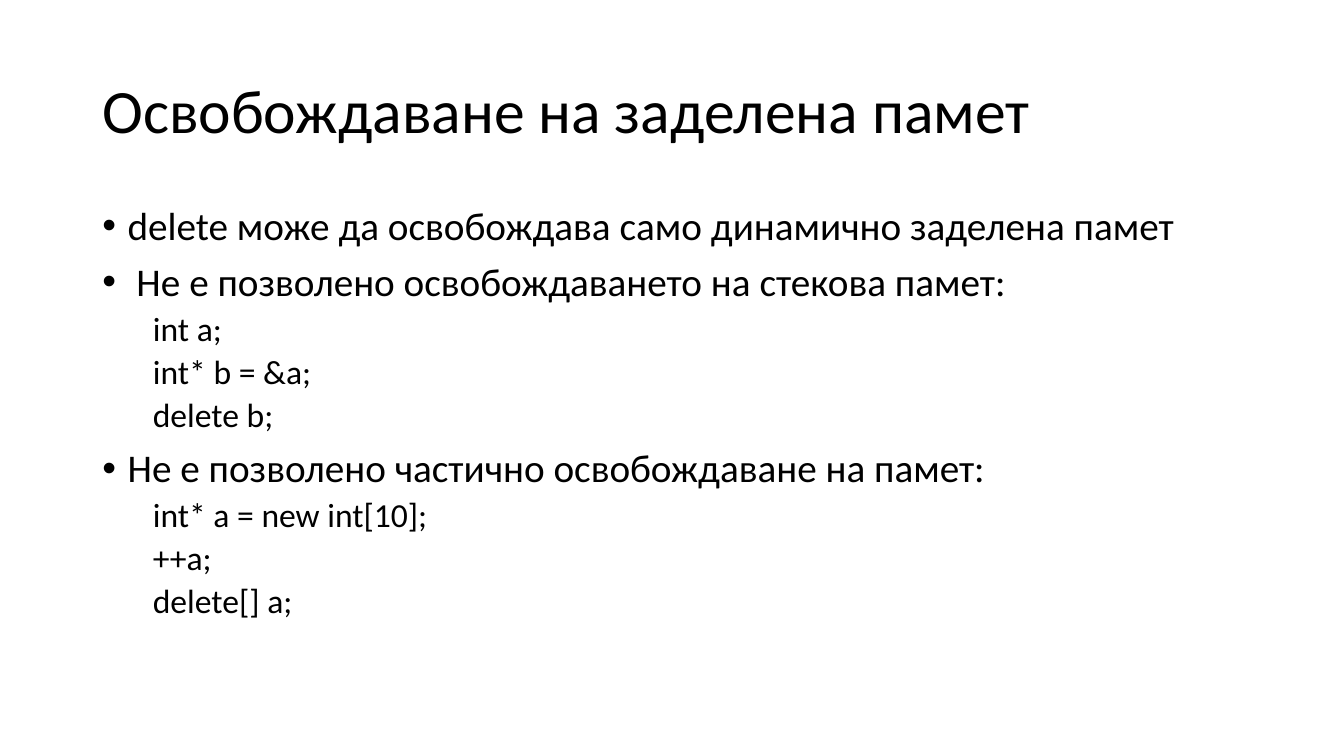
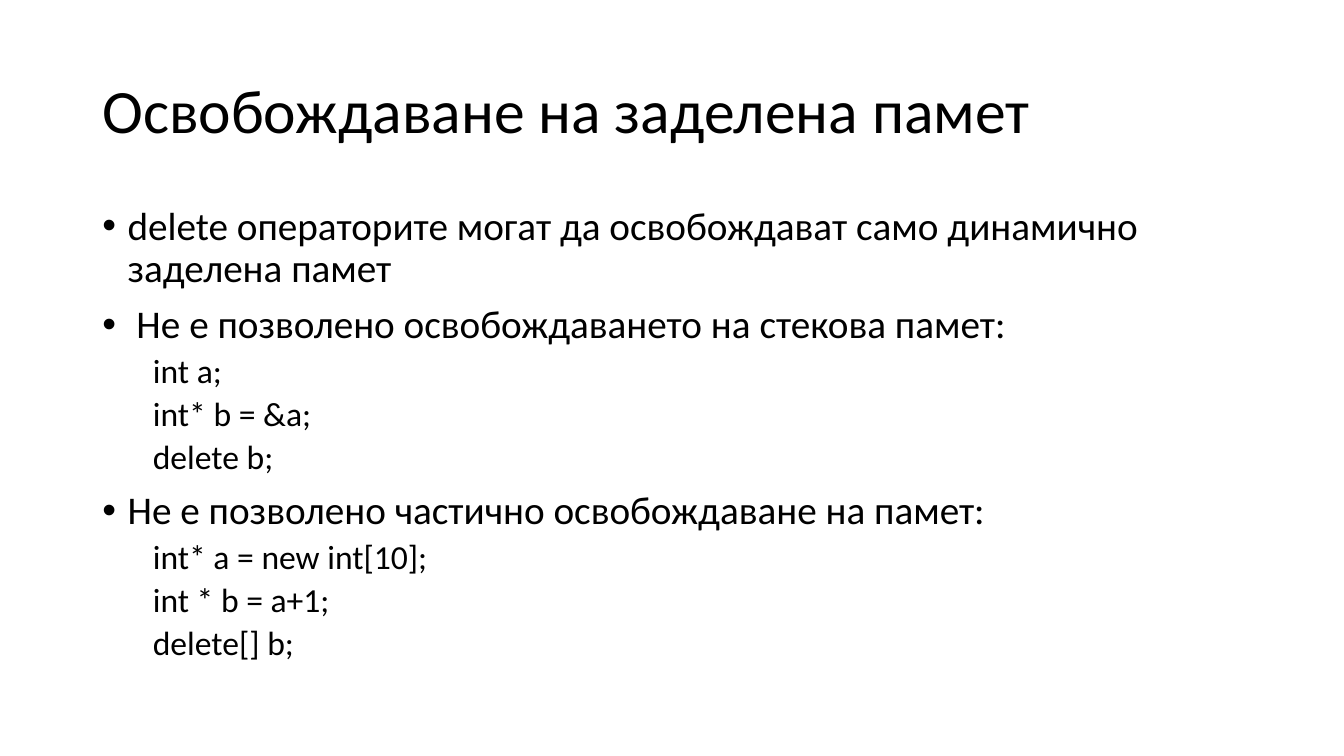
Before and after one commit to Mapmo/Uni-CPP, a slide deck: slide 36 of Introducing To Programming Materials/Consultation 3/Consultation3.pptx (slide 35 before the commit). Drawn at 1344x756 pixels with LibreOffice and Linux fonts; fonts in the diff are those of the drawing. Boxes give left, top, right and bottom in pixels: in the first picture for what was removed or moved away, otherwise in the second. Text is boxed around its words. In the diff, an @@ line names an element or a change of style, - is before the commit and + after.

```diff
--- a/Introducing To Programming Materials/Consultation 3/Consultation3.pptx
+++ b/Introducing To Programming Materials/Consultation 3/Consultation3.pptx
@@ text at <box>128,212,1137,289</box>: text changed @@
-• delete може да освобождава само динамично заделена памет
+• delete операторите могат да освобождават само динамично заделена памет
@@ text at <box>153,588,330,660</box>: text changed @@
-  ++a;
-  delete[] a;
+  int * b = a+1;
+  delete[] b;
```
Also in this commit, not shown: 8 other slides changed, 2 slides added.
